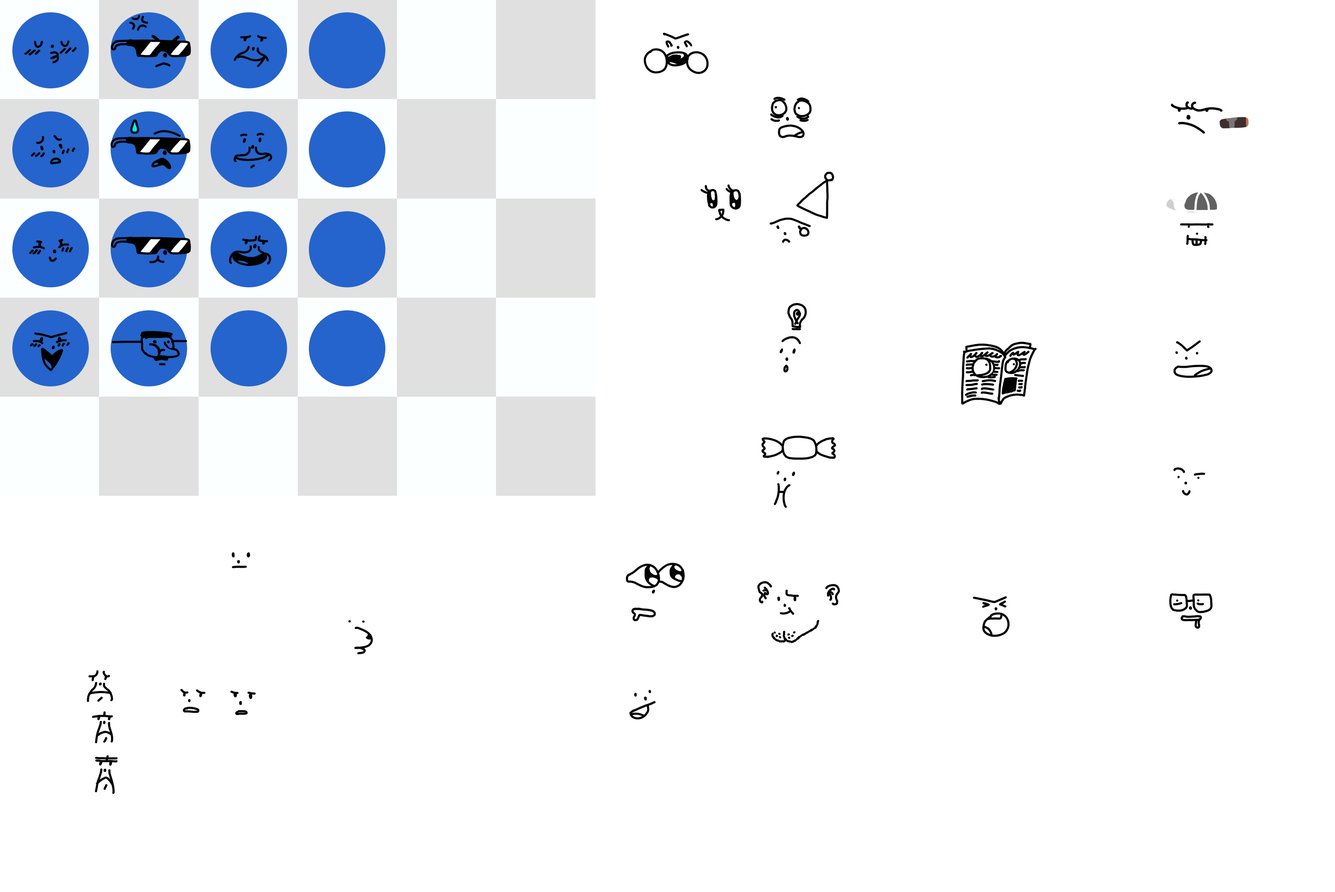
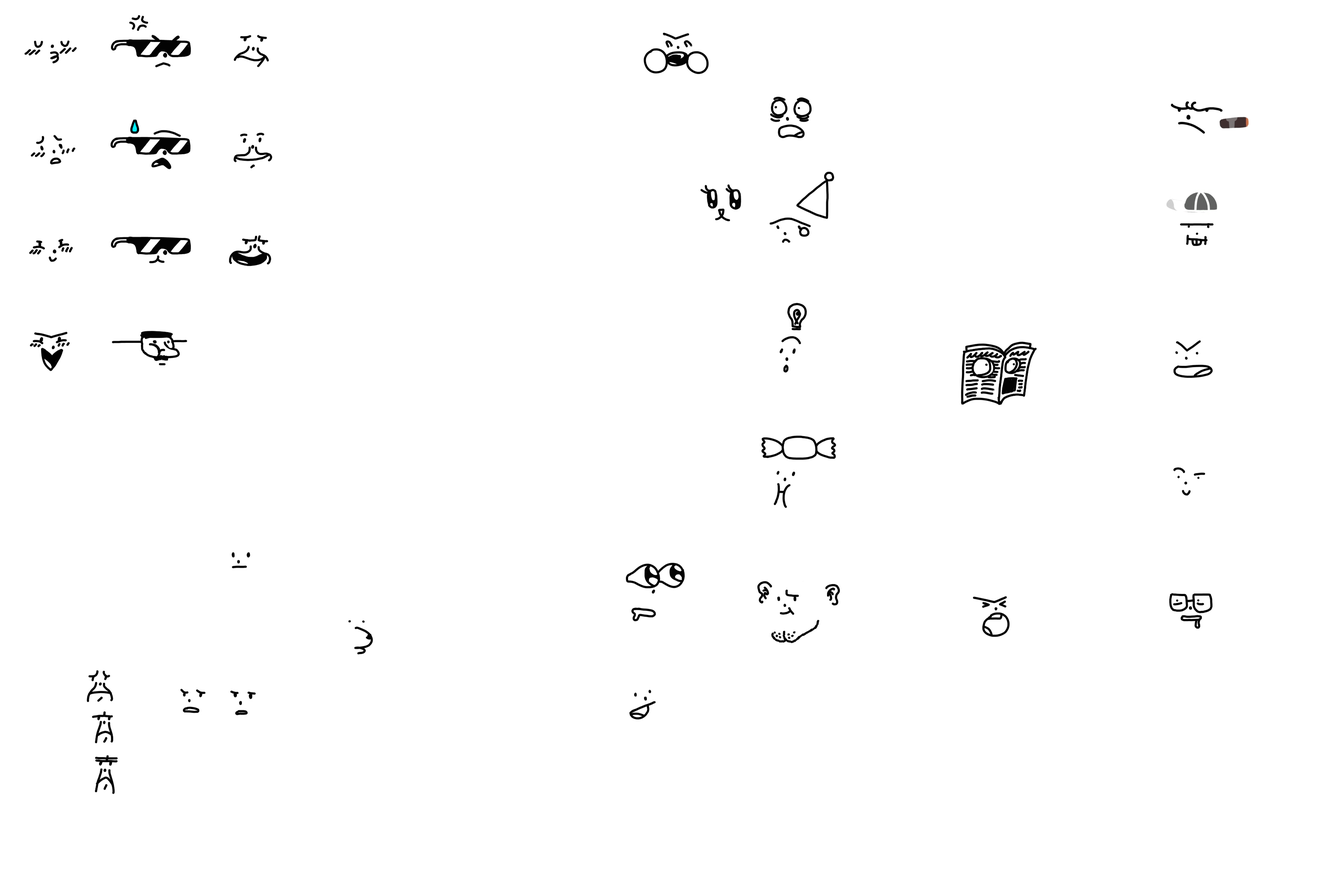
Before/after of a w=1335, h=892 layered artwork. What changed in the layer stack:
hid "Paint Layer 4" over [0, 0, 395, 422]
hid "Paint Layer 1" over [0, 0, 596, 496]
